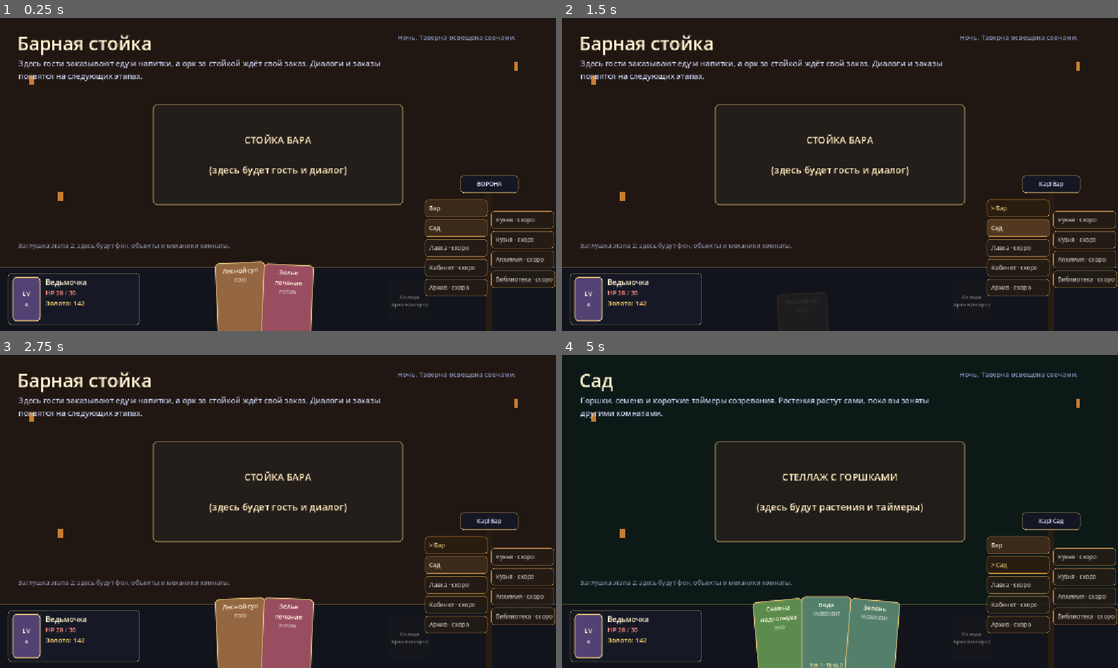
Above: before the commit, frames 1-4 (two rows, left to right).
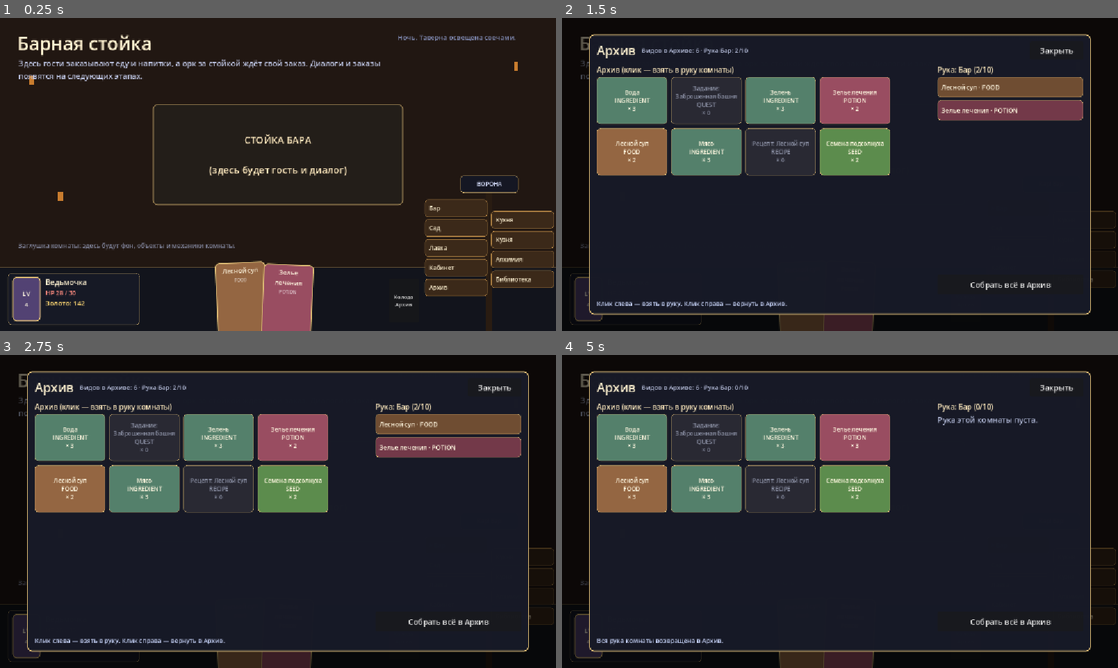
Above: after the commit, the same moments.

Repository: rust1722/eccg
Game: Godot game, scene res://scenes/main.tscn
Same seed, same stepped clock (60 frames per second), same inputs: the game is played once before the commit and once after it.
Inputs (mouse positions are in pixels of both pictures, inside the frame that each line leads up to):
- Up to frame 1 (0.25 s): no input
- Up to frame 2 (1.5 s): click (967, 299) at 0.5 s, where only the run after the commit has a clickable "Колода Архив"; click "Сад" (after the commit: "Лавка") at 1.25 s
- Up to frame 3 (2.75 s): click "Бар" (after the commit: "Кабинет") at 2 s
- Up to frame 4 (5 s): click "Сад" (after the commit: "Архив") at 2.75 s; click "Бар" (after the commit: "Кухня") at 3.5 s; click "Сад" (after the commit: "Кузня") at 4.25 s

The runs differ from the first frame. In frame 1, 2.1% of the frame differs, in the area x 9-100%, y 63-93%; in frame 2, 29%; in frame 3, 31%, in the area x 0-100%, y 5-100%; in frame 4, 29%.

Commit message:
Stage 3: Archive overlay and all nine rooms
- ArchiveOverlay: window over the current room with the archive
  grid (counts, disabled at x0) and the current room hand; click
  a card to move it Archive <-> room hand, collect-all button,
  full-hand feedback, Esc/Close to dismiss
- After closing, if the hand changed under the window, the fan
  re-animates down/up so the change is visible (DESIGN 6.5.1)
- Seven new placeholder rooms (Kitchen, Forge, Alchemy,
  Library, Shop, Cabinet, Archive) on the shared template;
  RoomManager knows all 9 scenes, no 'soon' planks remain
- InventoryManager.get_known_cards() for the archive grid
- docs/STAGE_3.md: how it works and how to verify

GDScript verified with gdtoolkit (parse + lint clean); runtime
check pending on author's Godot (F5).

Co-authored-by: arena-agent <297053741+arena-agent@users.noreply.github.com>

Diff:
--- a/scenes/main.tscn
+++ b/scenes/main.tscn
@@ -1,9 +1,10 @@
-[gd_scene load_steps=6 format=3]
+[gd_scene load_steps=7 format=3]
 
 [ext_resource type="Script" path="res://scripts/main.gd" id="1_main"]
 [ext_resource type="Script" path="res://scripts/ui/HandUI.gd" id="2_hand"]
 [ext_resource type="Script" path="res://scripts/ui/ProfileUI.gd" id="3_profile"]
 [ext_resource type="Script" path="res://scripts/ui/SignpostNav.gd" id="4_signpost"]
+[ext_resource type="Script" path="res://scripts/ui/ArchiveOverlay.gd" id="5_archive"]
 
 [sub_resource type="StyleBoxFlat" id="StyleBox_bottom"]
 bg_color = Color(0.07, 0.08, 0.11, 0.97)
@@ -60,9 +61,8 @@
 offset_right = -284.0
 offset_bottom = -18.0
 theme_override_font_sizes/font_size = 11
-disabled = true
 text = "Колода
-Архив (скоро)"
+Архив"
 
 [node name="SignpostNav" type="Control" parent="PersistentUI"]
 anchor_left = 1.0
@@ -74,3 +74,10 @@
 offset_right = -8.0
 mouse_filter = 1
 script = ExtResource("4_signpost")
+
+[node name="ArchiveOverlay" type="Control" parent="PersistentUI"]
+visible = false
+anchors_preset = 15
+anchor_right = 1.0
+anchor_bottom = 1.0
+script = ExtResource("5_archive")
--- /dev/null
+++ b/scenes/rooms/AlchemyScene.tscn
@@ -0,0 +1,14 @@
+[gd_scene load_steps=2 format=3]
+
+[ext_resource type="Script" path="res://scripts/rooms/PlaceholderRoom.gd" id="1"]
+
+[node name="AlchemyScene" type="Control"]
+anchors_preset = 15
+anchor_right = 1.0
+anchor_bottom = 1.0
+script = ExtResource("1")
+room_id = "alchemy"
+room_title = "Алхимия"
+room_subtitle = "Бурлящий котёл и гримуар зелий. Здесь варятся эликсиры и зелья."
+center_object_text = "БУРЛЯЩИЙ КОТЁЛ\n\n(здесь будет варка зелий)"
+background_color = Color(0.06, 0.09, 0.13, 1)
--- /dev/null
+++ b/scenes/rooms/ArchiveScene.tscn
@@ -0,0 +1,14 @@
+[gd_scene load_steps=2 format=3]
+
+[ext_resource type="Script" path="res://scripts/rooms/PlaceholderRoom.gd" id="1"]
+
+[node name="ArchiveScene" type="Control"]
+anchors_preset = 15
+anchor_right = 1.0
+anchor_bottom = 1.0
+script = ExtResource("1")
+room_id = "archive"
+room_title = "Архив"
+room_subtitle = "Сетка коллекции, фильтры и панели боевых колод. Полноценный экран сборки колод — позже; пока рука Архива тоже работает через «Колоду»."
+center_object_text = "СЕТКА КОЛЛЕКЦИИ\n\n(здесь будут колоды и фильтры)"
+background_color = Color(0.08, 0.08, 0.11, 1)
--- /dev/null
+++ b/scenes/rooms/CabinetScene.tscn
@@ -0,0 +1,14 @@
+[gd_scene load_steps=2 format=3]
+
+[ext_resource type="Script" path="res://scripts/rooms/PlaceholderRoom.gd" id="1"]
+
+[node name="CabinetScene" type="Control"]
+anchors_preset = 15
+anchor_right = 1.0
+anchor_bottom = 1.0
+script = ExtResource("1")
+room_id = "cabinet"
+room_title = "Кабинет"
+room_subtitle = "Карта мира во всю стену: точки заданий, сложность, награды и кнопка «В БОЙ»."
+center_object_text = "КАРТА МИРА\n\n(здесь будут точки заданий)"
+background_color = Color(0.05, 0.08, 0.12, 1)
--- /dev/null
+++ b/scenes/rooms/ForgeScene.tscn
@@ -0,0 +1,14 @@
+[gd_scene load_steps=2 format=3]
+
+[ext_resource type="Script" path="res://scripts/rooms/PlaceholderRoom.gd" id="1"]
+
+[node name="ForgeScene" type="Control"]
+anchors_preset = 15
+anchor_right = 1.0
+anchor_bottom = 1.0
+script = ExtResource("1")
+room_id = "forge"
+room_title = "Кузня"
+room_subtitle = "Наковальня, рабочий стол и чертёжная книга. Здесь куются предметы и снаряжение."
+center_object_text = "НАКОВАЛЬНЯ И РАБОЧИЙ СТОЛ\n\n(здесь будет крафт предметов)"
+background_color = Color(0.12, 0.07, 0.05, 1)
--- /dev/null
+++ b/scenes/rooms/KitchenScene.tscn
@@ -0,0 +1,14 @@
+[gd_scene load_steps=2 format=3]
+
+[ext_resource type="Script" path="res://scripts/rooms/PlaceholderRoom.gd" id="1"]
+
+[node name="KitchenScene" type="Control"]
+anchors_preset = 15
+anchor_right = 1.0
+anchor_bottom = 1.0
+script = ExtResource("1")
+room_id = "kitchen"
+room_title = "Кухня"
+room_subtitle = "Разделочный стол, котёл и книга кулинарных рецептов. Здесь еда и напитки готовятся из ингредиентов."
+center_object_text = "РАЗДЕЛОЧНЫЙ СТОЛ\n\n(здесь будет крафт еды и напитков)"
+background_color = Color(0.13, 0.09, 0.05, 1)
--- /dev/null
+++ b/scenes/rooms/LibraryScene.tscn
@@ -0,0 +1,14 @@
+[gd_scene load_steps=2 format=3]
+
+[ext_resource type="Script" path="res://scripts/rooms/PlaceholderRoom.gd" id="1"]
+
+[node name="LibraryScene" type="Control"]
+anchors_preset = 15
+anchor_right = 1.0
+anchor_bottom = 1.0
+script = ExtResource("1")
+room_id = "library"
+room_title = "Библиотека"
+room_subtitle = "Магический круг с кристаллами и фолиант заклинаний. Здесь создаются свитки и магия."
+center_object_text = "МАГИЧЕСКИЙ КРУГ\n\n(здесь будет крафт заклинаний)"
+background_color = Color(0.08, 0.07, 0.14, 1)
--- /dev/null
+++ b/scenes/rooms/ShopScene.tscn
@@ -0,0 +1,14 @@
+[gd_scene load_steps=2 format=3]
+
+[ext_resource type="Script" path="res://scripts/rooms/PlaceholderRoom.gd" id="1"]
+
+[node name="ShopScene" type="Control"]
+anchors_preset = 15
+anchor_right = 1.0
+anchor_bottom = 1.0
+script = ExtResource("1")
+room_id = "shop"
+room_title = "Лавка"
+room_subtitle = "Витрины с картами и торговец за прилавком. Клик по витрине — купить, карта на торговца — продать."
+center_object_text = "ВИТРИНЫ И ТОРГОВЕЦ\n\n(здесь будет торговля)"
+background_color = Color(0.12, 0.09, 0.05, 1)
--- a/scripts/autoload/InventoryManager.gd
+++ b/scripts/autoload/InventoryManager.gd
@@ -71,6 +71,19 @@
 
 func get_archive_count(card_id: String) -> int:
 	return int(archive_inventory.get(card_id, 0))
+
+
+## Все карты, которые игра уже видела (для сетки Архива в UI):
+## и те, что лежат в Архиве, и те, что сейчас по рукам комнат.
+## Отсортировано по названию, чтобы сетка не прыгала.
+func get_known_cards() -> Array[CardData]:
+	var cards: Array[CardData] = []
+	for key in card_registry.keys():
+		var card := card_registry[String(key)] as CardData
+		if card != null:
+			cards.append(card)
+	cards.sort_custom(func(a: CardData, b: CardData) -> bool: return a.title < b.title)
+	return cards
 
 
 ## Веер комнаты. Возвращается именно хранимый массив, а не копия:
--- a/scripts/autoload/RoomManager.gd
+++ b/scripts/autoload/RoomManager.gd
@@ -24,11 +24,18 @@
 	"archive": "Архив",
 }
 
-## Комнаты, у которых уже есть сцена. Остальные на указателе
-## показываются выключенными с пометкой "скоро".
+## Комнаты, у которых уже есть сцена. С этапа 3 сцены есть у всех
+## комнат (пока это заглушки PlaceholderRoom), указатель полностью живой.
 const ROOM_SCENES: Dictionary = {
 	"bar": "res://scenes/rooms/BarScene.tscn",
 	"garden": "res://scenes/rooms/GardenScene.tscn",
+	"kitchen": "res://scenes/rooms/KitchenScene.tscn",
+	"forge": "res://scenes/rooms/ForgeScene.tscn",
+	"alchemy": "res://scenes/rooms/AlchemyScene.tscn",
+	"library": "res://scenes/rooms/LibraryScene.tscn",
+	"shop": "res://scenes/rooms/ShopScene.tscn",
+	"cabinet": "res://scenes/rooms/CabinetScene.tscn",
+	"archive": "res://scenes/rooms/ArchiveScene.tscn",
 }
 
 var current_room_id: String = ""
--- a/scripts/main.gd
+++ b/scripts/main.gd
@@ -17,14 +17,45 @@
 	preload("res://resources/cards/test_set/card_quest_tower.tres"),
 ]
 
+## Рука менялась, пока Архив был открыт: веер под окном обновим
+## анимацией при закрытии, чтобы игрок видел смену (DESIGN.md §6.5.1).
+var _hand_dirty_under_archive: bool = false
+
 @onready var _room_slot: Control = $RoomSlot
 @onready var _hand_ui: HandUI = $PersistentUI/HandUI
+@onready var _deck_button: Button = $PersistentUI/DeckButton
+@onready var _archive_overlay: ArchiveOverlay = $PersistentUI/ArchiveOverlay
 
 
 func _ready() -> void:
-	print("=== eccg: STAGE 2 - tavern shell ===")
+	print("=== eccg: STAGE 3 - archive overlay + all rooms ===")
 	_seed_test_cards()
+	_deck_button.pressed.connect(_on_deck_button_pressed)
+	_archive_overlay.closed.connect(_on_archive_closed)
+	InventoryManager.room_hand_changed.connect(_on_room_hand_changed)
 	RoomManager.register_shell(_room_slot, _hand_ui)
+
+
+func _on_deck_button_pressed() -> void:
+	if RoomManager.is_transitioning() or RoomManager.current_room_id == "":
+		return
+	_hand_dirty_under_archive = false
+	_archive_overlay.open_for_room(RoomManager.current_room_id)
+
+
+func _on_room_hand_changed(room_id: String) -> void:
+	if _archive_overlay.visible and room_id == RoomManager.current_room_id:
+		_hand_dirty_under_archive = true
+
+
+func _on_archive_closed() -> void:
+	if not _hand_dirty_under_archive:
+		return
+	_hand_dirty_under_archive = false
+	# Веер под окном уже старый: уводим его вниз и поднимаем новый,
+	# чтобы смена руки читалась, а не подменялась втихую.
+	await _hand_ui.animate_hide()
+	await _hand_ui.show_room_hand(RoomManager.current_room_id)
 
 
 ## Стартовый набор: карты в Архив, а из него — по рукам комнат (A+).
--- a/scripts/rooms/PlaceholderRoom.gd
+++ b/scripts/rooms/PlaceholderRoom.gd
@@ -1,5 +1,5 @@
 extends Control
-## Комната-заглушка этапа 2: цветной фон, название, описание и центральный
+## Комната-заглушка: цветной фон, название, описание и центральный
 ## "главный объект" комнаты. Настоящий арт и механики придут позже,
 ## а навигация, веер и указатель работают уже на этих заглушках.
 ##
@@ -71,7 +71,7 @@
 	center_panel.add_child(center_label)
 
 	var note_label := Label.new()
-	note_label.text = "Заглушка этапа 2: здесь будут фон, объекты и механики комнаты."
+	note_label.text = "Заглушка комнаты: здесь будут фон, объекты и механики комнаты."
 	note_label.position = Vector2(38, 462)
 	note_label.add_theme_font_size_override("font_size", 13)
 	note_label.add_theme_color_override("font_color", Color(0.6, 0.63, 0.75, 0.8))
--- /dev/null
+++ b/scripts/ui/ArchiveOverlay.gd
@@ -0,0 +1,301 @@
+class_name ArchiveOverlay
+extends Control
+## Окно Архива поверх текущей комнаты (DESIGN.md §6.5, система A+).
+##
+## Слева сетка всех карт Архива с количествами, справа — рука текущей
+## комнаты. Клик по карте слева кладёт её в руку комнаты, клик по
+## карте справа возвращает её в Архив. Перетаскивание будет позже,
+## сначала надёжные клики.
+##
+## Окно не меняет данные само: всё делает InventoryManager, а окно
+## только показывает результат и перестраивается по его сигналам.
+
+signal closed
+
+const ARCHIVE_CARD_SIZE := Vector2(146, 98)
+const TYPE_COLORS: Dictionary = {
+	0: Color(0.45, 0.52, 0.38), # CREATURE
+	1: Color(0.45, 0.35, 0.62), # SPELL
+	2: Color(0.52, 0.45, 0.33), # ITEM
+	3: Color(0.33, 0.50, 0.42), # INGREDIENT
+	4: Color(0.58, 0.40, 0.26), # FOOD
+	5: Color(0.62, 0.36, 0.30), # DRINK
+	6: Color(0.36, 0.55, 0.30), # SEED
+	7: Color(0.60, 0.30, 0.38), # POTION
+	8: Color(0.55, 0.47, 0.28), # RECIPE
+	9: Color(0.40, 0.44, 0.58), # QUEST
+}
+
+var current_room_id: String = ""
+
+var _room_label: Label
+var _counts_label: Label
+var _status_label: Label
+var _archive_grid: GridContainer
+var _hand_list: VBoxContainer
+var _hand_title_label: Label
+
+
+func _ready() -> void:
+	mouse_filter = Control.MOUSE_FILTER_STOP
+	_build_ui()
+	InventoryManager.archive_changed.connect(_on_inventory_changed)
+	InventoryManager.room_hand_changed.connect(_on_room_hand_changed)
+
+
+func open_for_room(room_id: String) -> void:
+	current_room_id = room_id
+	visible = true
+	_status_label.text = "Клик слева — взять в руку. Клик справа — вернуть в Архив."
+	_refresh()
+	print("[Archive] opened over room: %s" % RoomManager.get_room_title(room_id))
+
+
+func close_overlay() -> void:
+	if not visible:
+		return
+	visible = false
+	closed.emit()
+	print("[Archive] closed")
+
+
+func _input(event: InputEvent) -> void:
+	if visible and event.is_action_pressed("ui_cancel"):
+		close_overlay()
+		get_viewport().set_input_as_handled()
+
+
+func _on_inventory_changed() -> void:
+	if visible:
+		_refresh.call_deferred()
+
+
+func _on_room_hand_changed(_room_id: String) -> void:
+	if visible:
+		_refresh.call_deferred()
+
+
+func _on_archive_card_pressed(card: CardData) -> void:
+	var hand := InventoryManager.get_room_hand(current_room_id)
+	if hand.size() >= InventoryManager.HAND_LIMIT:
+		_status_label.text = "Рука комнаты полна (%d/%d). Сначала верните что-нибудь в Архив." % [
+			hand.size(), InventoryManager.HAND_LIMIT
+		]
+		return
+	if InventoryManager.add_card_to_room_hand(current_room_id, card):
+		_status_label.text = "В руку (%s): %s" % [RoomManager.get_room_title(current_room_id), card.title]
+	else:
+		_status_label.text = "Не получилось взять: %s" % card.title
+
+
+func _on_hand_card_pressed(card: CardData) -> void:
+	if InventoryManager.move_hand_card_to_archive(current_room_id, card):
+		_status_label.text = "В Архив: %s" % card.title
+
+
+func _on_collect_all_pressed() -> void:
+	InventoryManager.clear_room_hand_to_archive(current_room_id)
+	_status_label.text = "Вся рука комнаты возвращена в Архив."
+
+
+func _refresh() -> void:
+	if not visible:
+		return
+
+	_room_label.text = "Архив"
+	var hand := InventoryManager.get_room_hand(current_room_id)
+	_hand_title_label.text = "Рука: %s (%d/%d)" % [
+		RoomManager.get_room_title(current_room_id), hand.size(), InventoryManager.HAND_LIMIT
+	]
+
+	_clear_children(_archive_grid)
+	var shown := 0
+	for card in InventoryManager.get_known_cards():
+		_archive_grid.add_child(_make_archive_button(card))
+		shown += 1
+	if shown == 0:
+		var empty := Label.new()
+		empty.text = "В Архиве пока пусто."
+		_archive_grid.add_child(empty)
+
+	_clear_children(_hand_list)
+	if hand.is_empty():
+		var empty_label := Label.new()
+		empty_label.text = "Рука этой комнаты пуста."
+		empty_label.add_theme_color_override("font_color", Color(0.7, 0.73, 0.85))
+		_hand_list.add_child(empty_label)
+	else:
+		for card in hand:
+			_hand_list.add_child(_make_hand_button(card))
+
+	var kinds_in_archive := 0
+	for card in InventoryManager.get_known_cards():
+		if InventoryManager.get_archive_count(card.id) > 0:
+			kinds_in_archive += 1
+	_counts_label.text = "Видов в Архиве: %d · Рука %s: %d/%d" % [
+		kinds_in_archive, RoomManager.get_room_title(current_room_id),
+		hand.size(), InventoryManager.HAND_LIMIT
+	]
+
+
+func _make_archive_button(card: CardData) -> Button:
+	var count := InventoryManager.get_archive_count(card.id)
+	var button := Button.new()
+	button.custom_minimum_size = ARCHIVE_CARD_SIZE
+	button.text = "%s\n%s\n× %d" % [
+		card.title, CardData.CardType.keys()[card.card_type], count
+	]
+	button.autowrap_mode = TextServer.AUTOWRAP_WORD_SMART
+	button.add_theme_font_size_override("font_size", 12)
+	var base_color: Color = TYPE_COLORS.get(card.card_type, Color(0.35, 0.35, 0.4))
+	button.add_theme_stylebox_override("normal", _card_style(base_color))
+	button.add_theme_stylebox_override("hover", _card_style(base_color.lightened(0.12)))
+	button.add_theme_stylebox_override("pressed", _card_style(base_color.darkened(0.12)))
+	button.add_theme_stylebox_override("disabled", _card_style(Color(0.16, 0.16, 0.2)))
+	button.add_theme_color_override("font_color", Color(1, 0.97, 0.88))
+	button.add_theme_color_override("font_disabled_color", Color(0.55, 0.57, 0.65))
+	button.disabled = count <= 0
+	button.tooltip_text = card.description
+	button.pressed.connect(_on_archive_card_pressed.bind(card))
+	return button
+
+
+func _make_hand_button(card: CardData) -> Button:
+	var button := Button.new()
+	button.custom_minimum_size = Vector2(286, 42)
+	button.text = "%s · %s" % [card.title, CardData.CardType.keys()[card.card_type]]
+	button.alignment = HORIZONTAL_ALIGNMENT_LEFT
+	button.add_theme_font_size_override("font_size", 13)
+	var base_color: Color = TYPE_COLORS.get(card.card_type, Color(0.35, 0.35, 0.4))
+	button.add_theme_stylebox_override("normal", _card_style(base_color.darkened(0.25)))
+	button.add_theme_stylebox_override("hover", _card_style(base_color.darkened(0.1)))
+	button.add_theme_color_override("font_color", Color(1, 0.97, 0.88))
+	button.tooltip_text = "Вернуть в Архив: " + card.title
+	button.pressed.connect(_on_hand_card_pressed.bind(card))
+	return button
+
+
+func _card_style(bg_color: Color) -> StyleBoxFlat:
+	var style := StyleBoxFlat.new()
+	style.bg_color = bg_color
+	style.set_border_width_all(1)
+	style.border_color = Color(0.85, 0.72, 0.45, 0.6)
+	style.set_corner_radius_all(7)
+	style.content_margin_left = 8
+	style.content_margin_right = 8
+	style.content_margin_top = 6
+	style.content_margin_bottom = 6
+	return style
+
+
+func _clear_children(container: Container) -> void:
+	for child in container.get_children():
+		container.remove_child(child)
+		child.queue_free()
+
+
+func _build_ui() -> void:
+	var dim := ColorRect.new()
+	dim.color = Color(0, 0, 0, 0.62)
+	dim.set_anchors_preset(Control.PRESET_FULL_RECT)
+	add_child(dim)
+
+	var panel := PanelContainer.new()
+	panel.set_anchors_preset(Control.PRESET_FULL_RECT)
+	panel.offset_left = 56
+	panel.offset_top = 34
+	panel.offset_right = -56
+	panel.offset_bottom = -34
+	var panel_style := StyleBoxFlat.new()
+	panel_style.bg_color = Color(0.09, 0.10, 0.15, 0.98)
+	panel_style.set_border_width_all(2)
+	panel_style.border_color = Color(0.85, 0.72, 0.45)
+	panel_style.set_corner_radius_all(10)
+	panel_style.content_margin_left = 16
+	panel_style.content_margin_right = 16
+	panel_style.content_margin_top = 14
+	panel_style.content_margin_bottom = 14
+	panel.add_theme_stylebox_override("panel", panel_style)
+	add_child(panel)
+
+	var root_vbox := VBoxContainer.new()
+	root_vbox.add_theme_constant_override("separation", 10)
+	panel.add_child(root_vbox)
+
+	var header := HBoxContainer.new()
+	header.add_theme_constant_override("separation", 12)
+	root_vbox.add_child(header)
+
+	_room_label = Label.new()
+	_room_label.add_theme_font_size_override("font_size", 26)
+	_room_label.add_theme_color_override("font_color", Color(1, 0.95, 0.82))
+	header.add_child(_room_label)
+
+	_counts_label = Label.new()
+	_counts_label.size_flags_horizontal = Control.SIZE_EXPAND_FILL
+	_counts_label.vertical_alignment = VERTICAL_ALIGNMENT_CENTER
+	_counts_label.add_theme_font_size_override("font_size", 13)
+	_counts_label.add_theme_color_override("font_color", Color(0.75, 0.78, 0.9))
+	header.add_child(_counts_label)
+
+	var close_button := Button.new()
+	close_button.text = "Закрыть"
+	close_button.custom_minimum_size = Vector2(110, 38)
+	close_button.pressed.connect(close_overlay)
+	header.add_child(close_button)
+
+	var content := HBoxContainer.new()
+	content.size_flags_vertical = Control.SIZE_EXPAND_FILL
+	content.add_theme_constant_override("separation", 14)
+	root_vbox.add_child(content)
+
+	var left_vbox := VBoxContainer.new()
+	left_vbox.size_flags_horizontal = Control.SIZE_EXPAND_FILL
+	content.add_child(left_vbox)
+
+	var archive_title := Label.new()
+	archive_title.text = "Архив (клик — взять в руку комнаты)"
+	archive_title.add_theme_font_size_override("font_size", 15)
+	archive_title.add_theme_color_override("font_color", Color(1, 0.92, 0.75))
+	left_vbox.add_child(archive_title)
+
+	var archive_scroll := ScrollContainer.new()
+	archive_scroll.size_flags_vertical = Control.SIZE_EXPAND_FILL
+	left_vbox.add_child(archive_scroll)
+
+	_archive_grid = GridContainer.new()
+	_archive_grid.columns = 4
+	_archive_grid.size_flags_horizontal = Control.SIZE_EXPAND_FILL
+	_archive_grid.add_theme_constant_override("h_separation", 8)
+	_archive_grid.add_theme_constant_override("v_separation", 8)
+	archive_scroll.add_child(_archive_grid)
+
+	var right_vbox := VBoxContainer.new()
+	right_vbox.custom_minimum_size = Vector2(302, 0)
+	content.add_child(right_vbox)
+
+	_hand_title_label = Label.new()
+	_hand_title_label.add_theme_font_size_override("font_size", 15)
+	_hand_title_label.add_theme_color_override("font_color", Color(1, 0.92, 0.75))
+	right_vbox.add_child(_hand_title_label)
+
+	var hand_scroll := ScrollContainer.new()
+	hand_scroll.size_flags_vertical = Control.SIZE_EXPAND_FILL
+	right_vbox.add_child(hand_scroll)
+
+	_hand_list = VBoxContainer.new()
+	_hand_list.size_flags_horizontal = Control.SIZE_EXPAND_FILL
+	_hand_list.add_theme_constant_override("separation", 6)
+	hand_scroll.add_child(_hand_list)
+
+	var collect_button := Button.new()
+	collect_button.text = "Собрать всё в Архив"
+	collect_button.custom_minimum_size = Vector2(286, 40)
+	collect_button.pressed.connect(_on_collect_all_pressed)
+	right_vbox.add_child(collect_button)
+
+	_status_label = Label.new()
+	_status_label.autowrap_mode = TextServer.AUTOWRAP_WORD_SMART
+	_status_label.add_theme_font_size_override("font_size", 13)
+	_status_label.add_theme_color_override("font_color", Color(0.8, 0.85, 1))
+	root_vbox.add_child(_status_label)
Not shown, added: docs/STAGE_3.md
